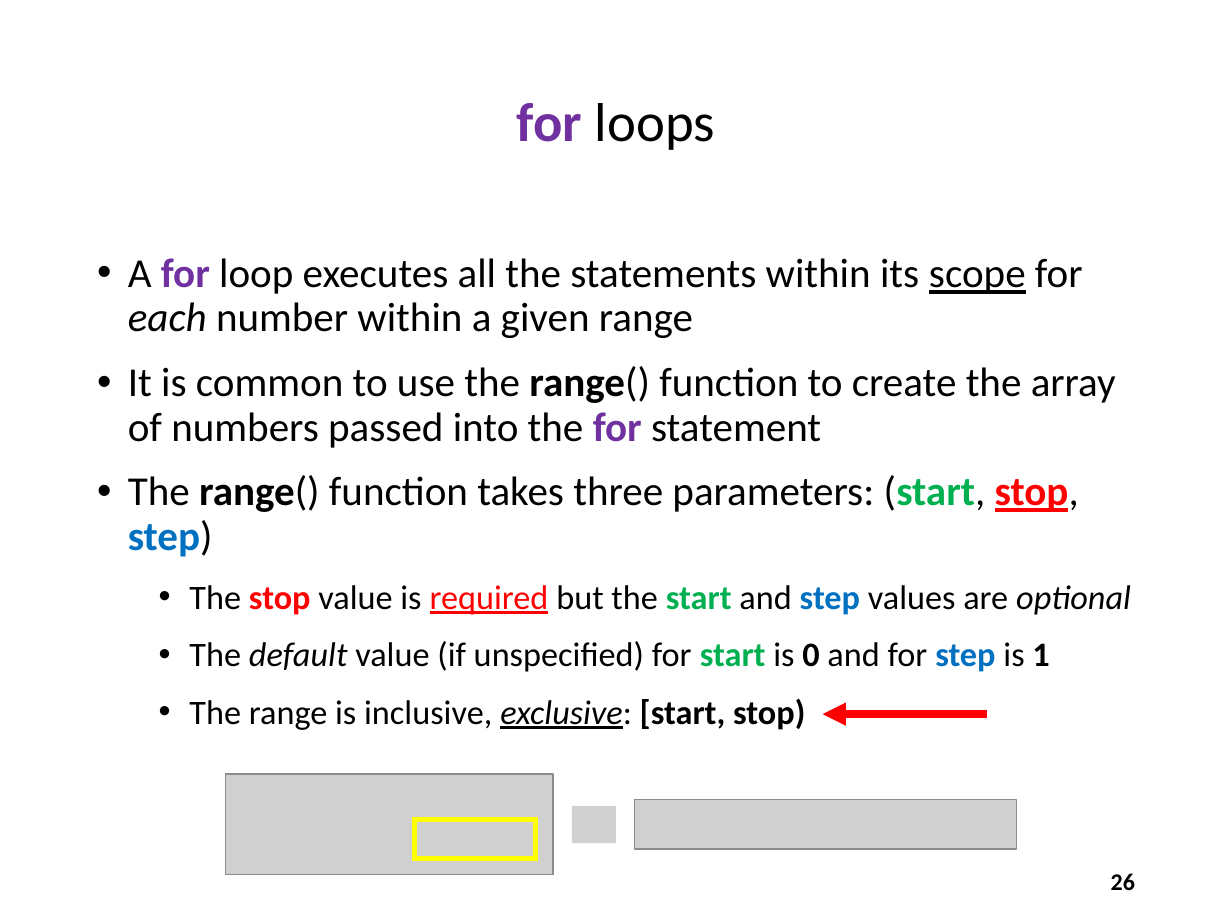
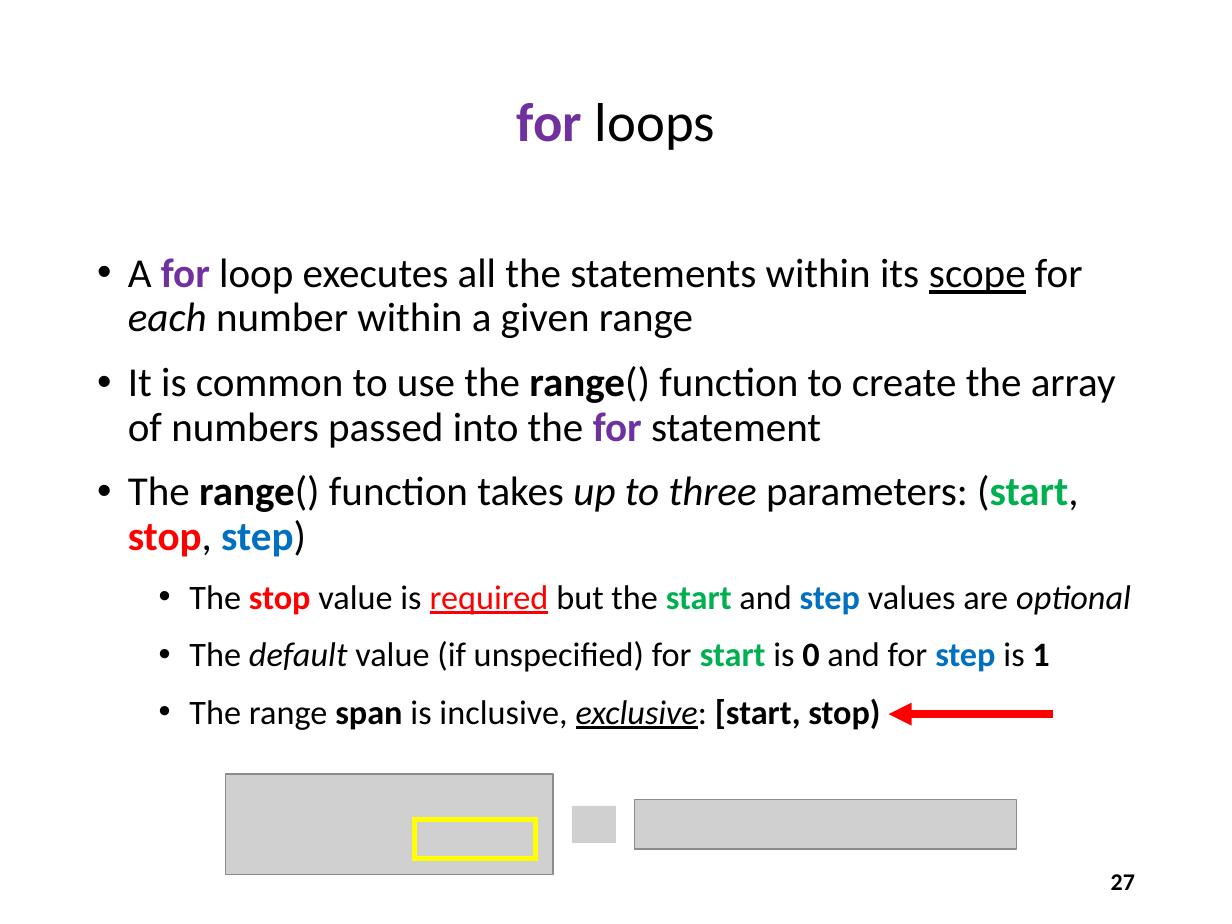
Before and after one commit to dbiersach/scicomp101, a slide deck: slide 27 of Session 02 - Python Fundamentals/Session 02 - Python Fundamentals.pptx (slide 26 before the commit). Drawn at 1232x924 pixels with LibreOffice and Linux fonts; fonts in the diff are those of the drawing; grey boxes stand for pictures. Boxes give left, top, right and bottom in pixels: in the first picture for what was removed or moved away, otherwise in the second. Text is boxed around its words. In the diff, an @@ line names an element or a change of style, - is before the commit and + after.

```diff
--- a/Session 02 - Python Fundamentals/Session 02 - Python Fundamentals.pptx
+++ b/Session 02 - Python Fundamentals/Session 02 - Python Fundamentals.pptx
@@ text at (128,475,1079,557): text changed @@
-• The range() function takes three parameters: (start, stop, step)
+• The range() function takes up to three parameters: (start, stop, step)
@@ text at (189,698,880,730): text changed @@
-  • The range is inclusive, exclusive: [start, stop)
+  • The range span is inclusive, exclusive: [start, stop)
@@ arrow moved from (987, 715) - (823, 715) to (1052, 715) - (888, 715) @@
@@ page number at (1111,874,1135,890): text changed @@
-26
+27
```
Also in this commit, not shown: 1 other slide changed, 1 slide added.
